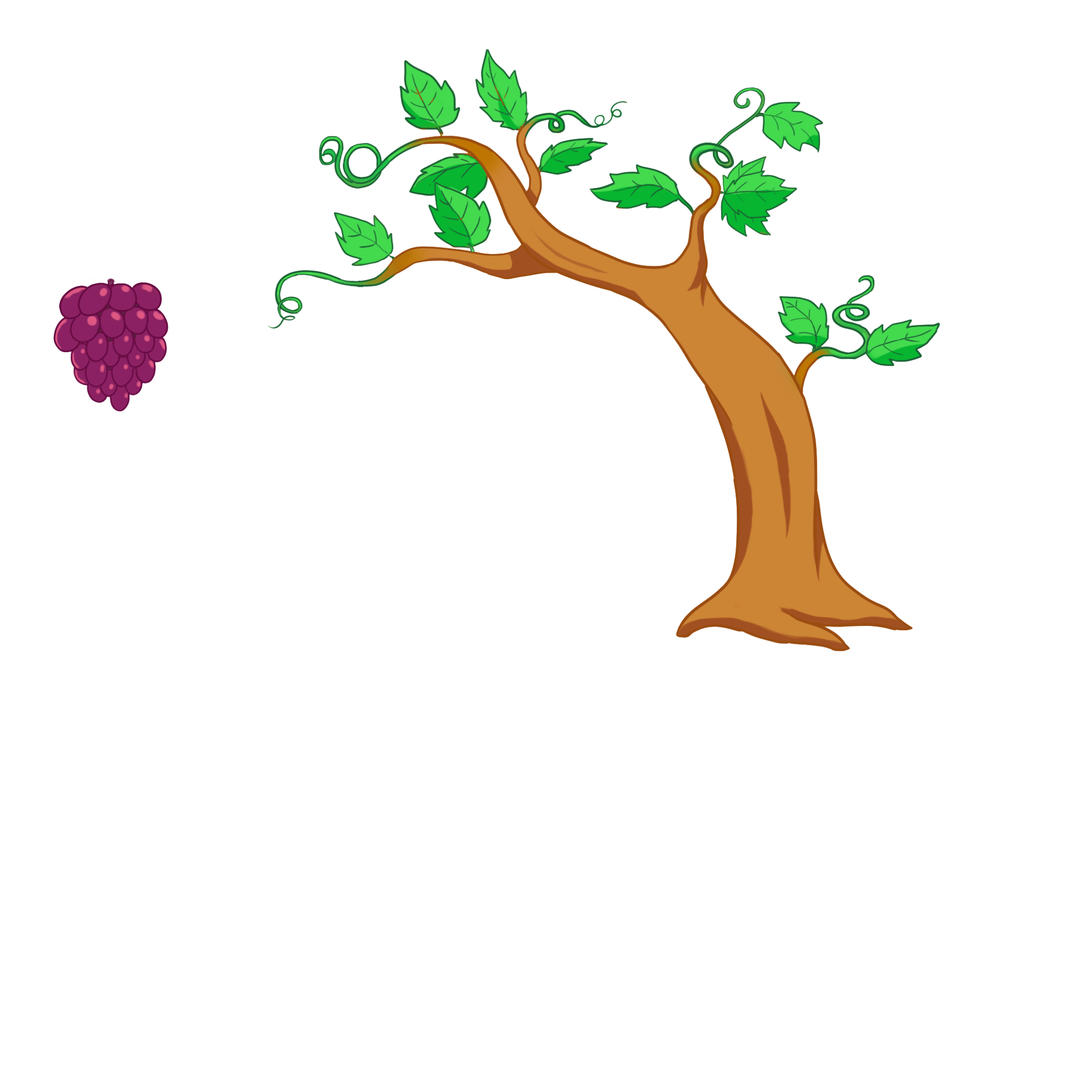
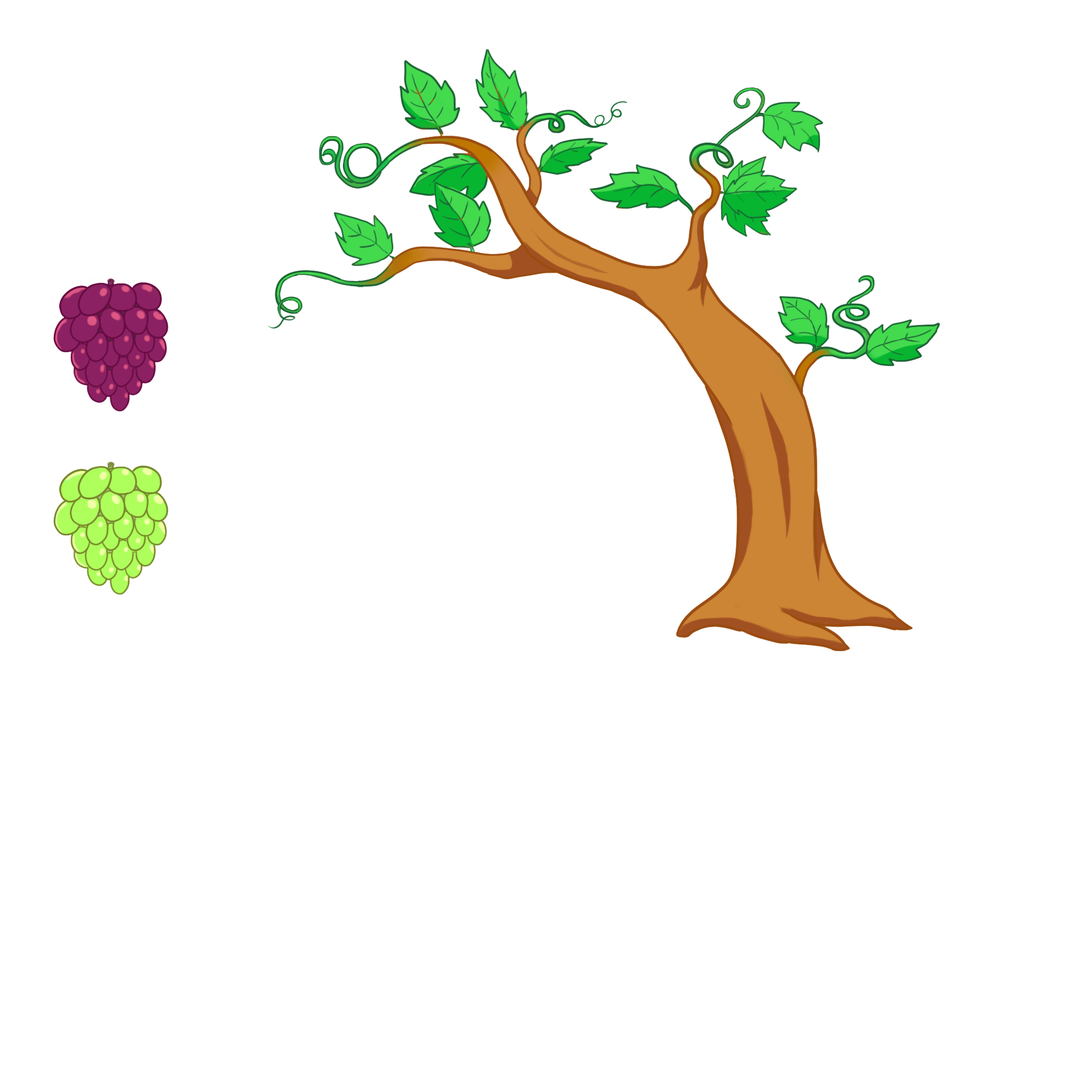
Layered file, before and after one edit (1091px x 1091px). Changes by layer:
added layer "Layer 18 copy" above "Layer 19 copy" over bbox(52, 461, 169, 596)
added layer "Layer 19 copy" above "Layer 18" over bbox(53, 465, 169, 595)
